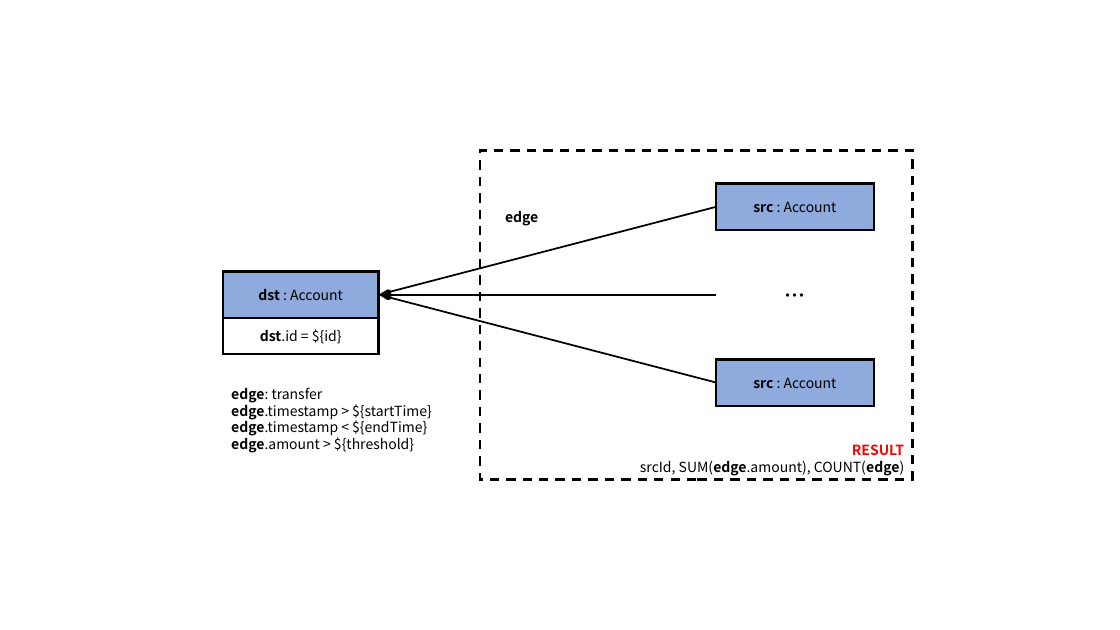
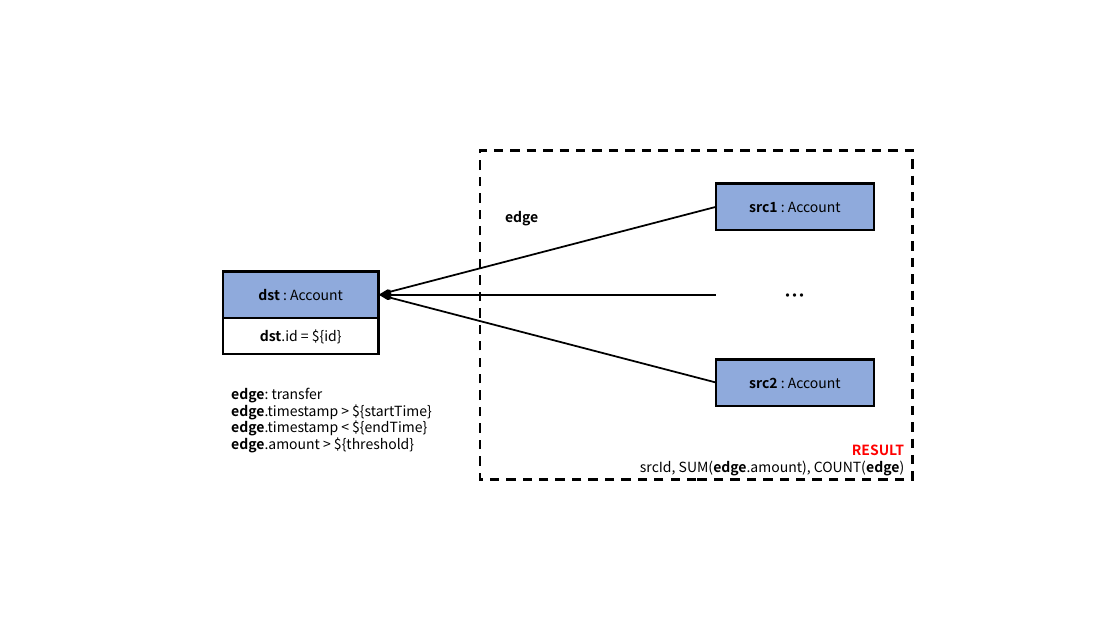
Before and after one commit to ldbc/ldbc_finbench_docs, a slide deck: slide 5 of patterns/transaction-simple-read.pptx. Drawn at 1120x630 pixels with LibreOffice and Linux fonts; fonts in the diff are those of the drawing. Boxes give left, top, right and bottom in pixels: in the first picture for what was removed or moved away, otherwise in the second. Text is boxed around its words. In the diff, an @@ line names an element or a change of style, - is before the commit and + after.

```diff
--- a/patterns/transaction-simple-read.pptx
+++ b/patterns/transaction-simple-read.pptx
@@ text in rectangle at [749, 201, 841, 212]: text changed @@
-src : Account
+src1 : Account
@@ text in rectangle at [749, 377, 841, 388]: text changed @@
-src : Account
+src2 : Account
```
Also in this commit, not shown: 4 other slides changed, 43 other files.
